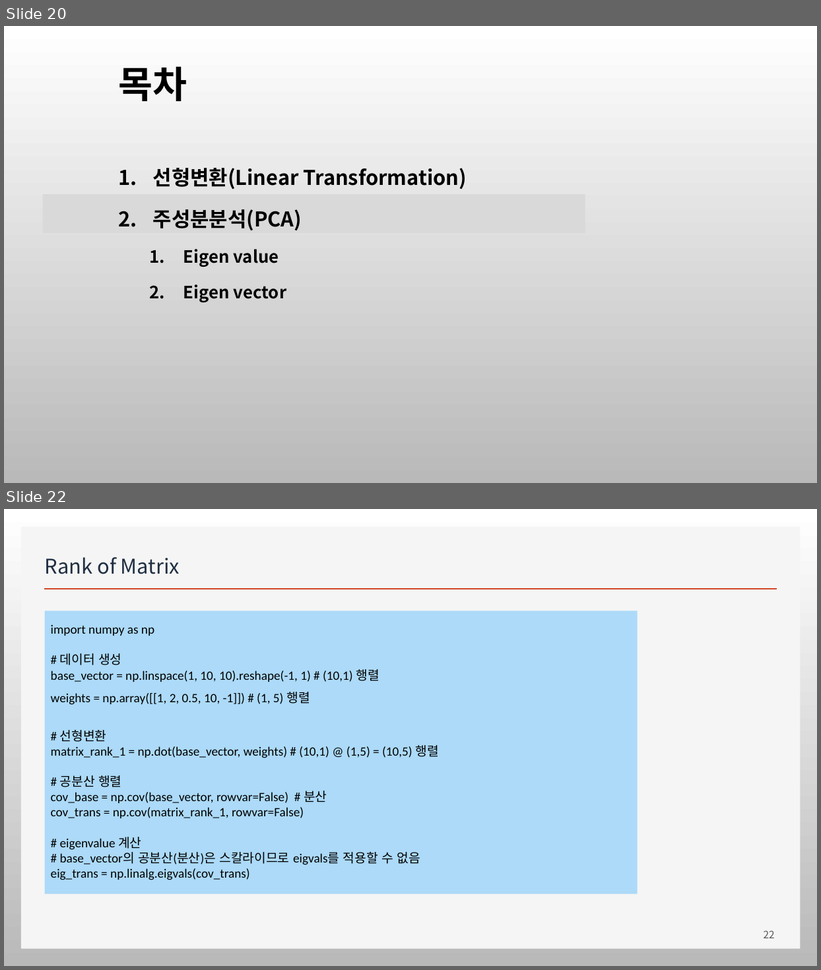
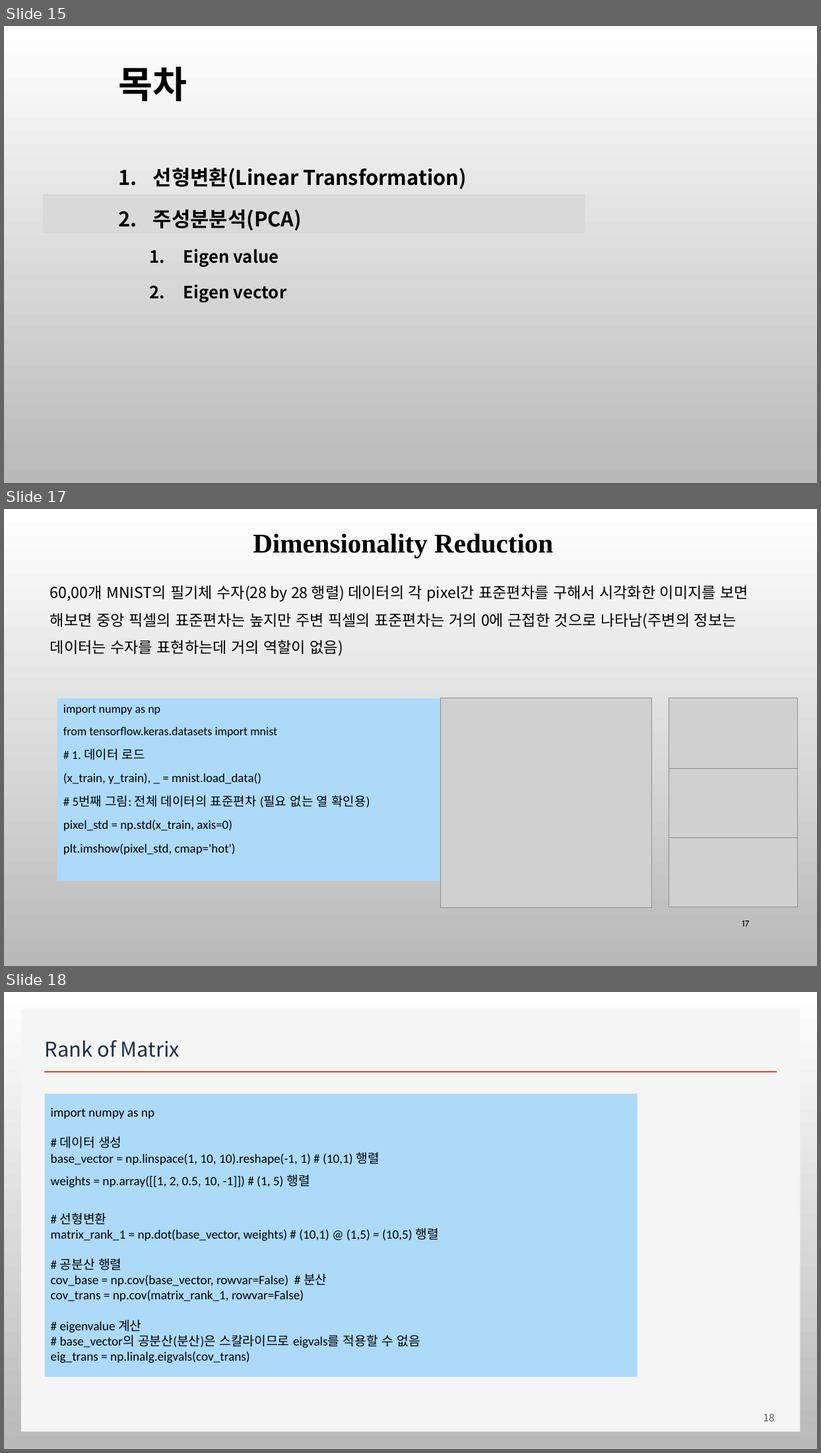
Before and after one commit to ancestor9/mathematics-for-machine-learning, a slide deck: Linear_Algebra/w5_PCA_linear_transformation.pptx. Shown one above the other, each under a label of ours: slides 20 and 22 before the commit, slides 15, 17 and 18 after it; the slides between them are not shown. The pictures are 821x970 and 821x1453 pixels, drawn with LibreOffice and Linux fonts; fonts in the diff are those of the drawing; grey boxes stand for pictures; background and template pictures are left out. Boxes give left, top, right and bottom in pixels: in the first picture for what was removed or moved away, otherwise in the second. Text is boxed around its words. In the diff, an @@ line names an element or a change of style, - is before the commit and + after.

```diff
--- a/Linear_Algebra/w5_PCA_linear_transformation.pptx
+++ b/Linear_Algebra/w5_PCA_linear_transformation.pptx
@@ slide 17 added at [4, 509, 817, 966], background picture (left out) @@
@@ text added at [253, 533, 553, 558], 32 pt, text #000000, bold @@
+Dimensionality Reduction
@@ text added at [50, 586, 748, 656], 18 pt, text #000000 @@
+60,00개 MNIST의 필기체 수자(28 by 28 행렬) 데이터의 각 pixel간 표준편차를 구해서 시각화한 이미지를 보면 해보면 중앙 픽셀의 표준편차는 높지만 주변 픽셀의 표준편차는 거의 0에 근접한 것으로 나타남(주변의 정보는 데이터는 수자를 표현하는데 거의 역할이 없음)
@@ text added at [57, 698, 448, 881], fill #ACDAF8, 14.7 pt, text #000000 @@
+import numpy as np
+from tensorflow.keras.datasets import mnist
+# 1. 데이터 로드
+(x_train, y_train), _ = mnist.load_data()
+# 5번째 그림: 전체 데이터의 표준편차 (필요 없는 열 확인용)
+pixel_std = np.std(x_train, axis=0)
+plt.imshow(pixel_std, cmap='hot')
@@ picture added at [440, 698, 652, 908] @@
@@ picture added at [669, 698, 798, 769] @@
@@ picture added at [669, 769, 797, 838] @@
@@ picture added at [669, 838, 797, 908] @@
@@ page number added at [742, 921, 749, 927], 10 pt, text #000000 @@
+17
@@ what was slide 20 is now slide 15 @@
@@ what was slide 22 is now slide 18 @@
@@ page number at [764, 1414, 775, 1422]: text changed @@
-22
+18
```
Also in this commit, not shown: 13 slides changed, 1 other slide added, 5 slides removed, 1 other file.
